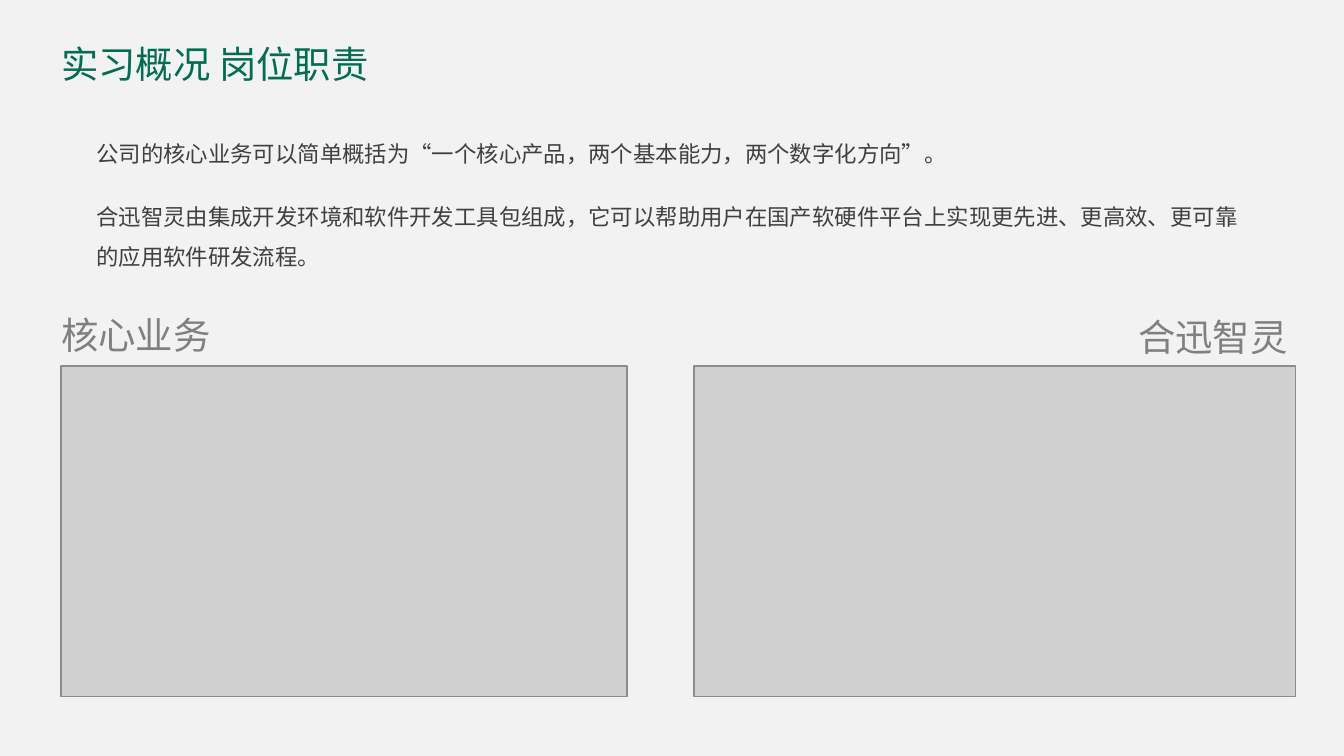
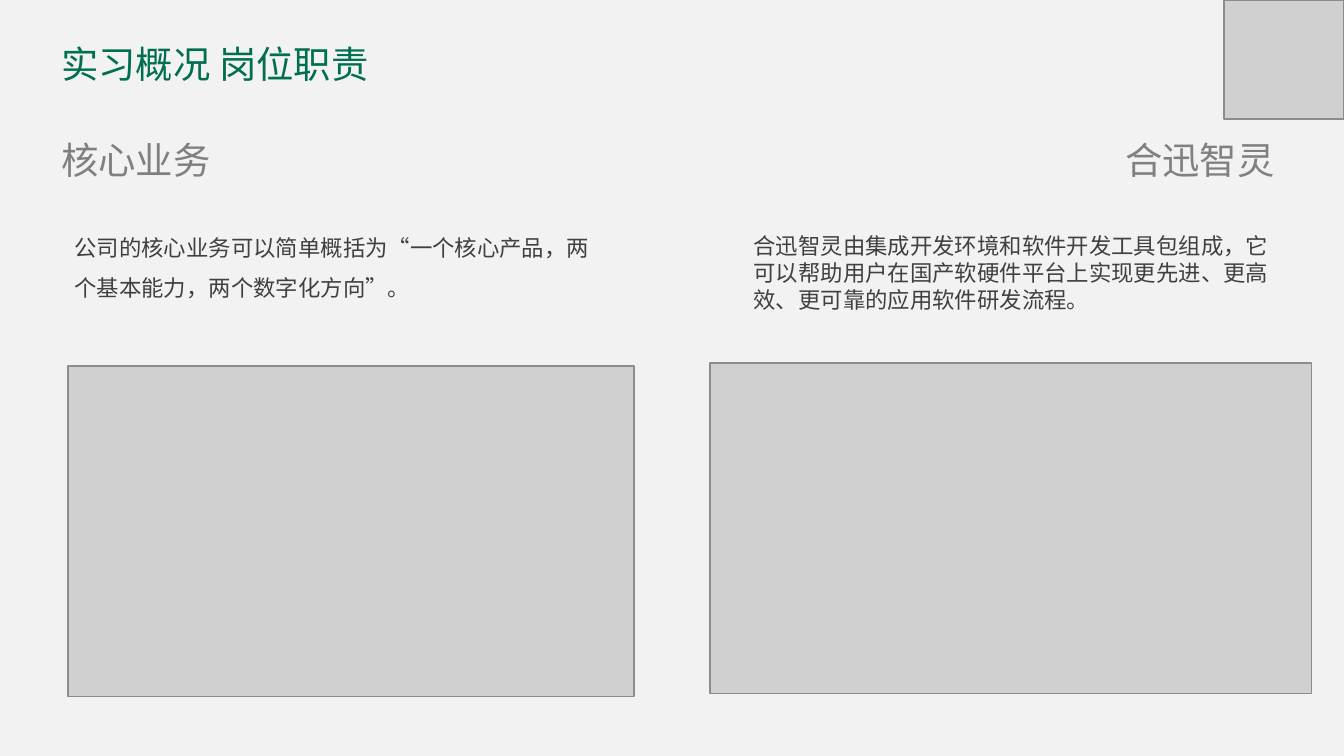
Before and after one commit to DavidingPlus/study-notes, a slide deck: slide 5 of 实习/合迅科技/实习答辩/刘治学-答辩 PPT.pptx. Drawn at 1344x756 pixels with LibreOffice and Linux fonts; fonts in the diff are those of the drawing; grey boxes stand for pictures. Boxes give left, top, right and bottom in pixels: in the first picture for what was removed or moved away, otherwise in the second. Text is boxed around its words. In the diff, an @@ line names an element or a change of style, - is before the commit and + after.

```diff
--- a/实习/合迅科技/实习答辩/刘治学-答辩 PPT.pptx
+++ b/实习/合迅科技/实习答辩/刘治学-答辩 PPT.pptx
@@ picture added at (x1=1224, y1=0, x2=1344, y2=120) @@
@@ text "核心业务" moved from (x1=61, y1=317, x2=211, y2=352) to (x1=61, y1=142, x2=211, y2=177) @@
@@ text "合迅智灵" moved from (x1=1138, y1=319, x2=1288, y2=354) to (x1=1125, y1=142, x2=1275, y2=177) @@
@@ text at (x1=96, y1=206, x2=1237, y2=267): paragraph removed @@
-合迅智灵由集成开发环境和软件开发工具包组成，它可以帮助用户在国产软硬件平台上实现更先进、更高效、更可靠的应用软件研发流程。
@@ text "公司的核心业务可以简单概括为“一个核心产品，两个基本能力，两个数字化方向”。" moved from (x1=96, y1=143, x2=1237, y2=267) to (x1=75, y1=237, x2=590, y2=298) @@
@@ text added at (x1=754, y1=235, x2=1269, y2=310), 12 pt, text #404040 @@
+合迅智灵由集成开发环境和软件开发工具包组成，它可以帮助用户在国产软硬件平台上实现更先进、更高效、更可靠的应用软件研发流程。
@@ picture moved from (x1=60, y1=366, x2=626, y2=696) to (x1=69, y1=366, x2=634, y2=696) @@
@@ picture moved from (x1=695, y1=366, x2=1297, y2=696) to (x1=710, y1=363, x2=1312, y2=694) @@
```
Also in this commit, not shown: 21 other slides changed, 4 slides added, 1 slide removed, 1 other file.
